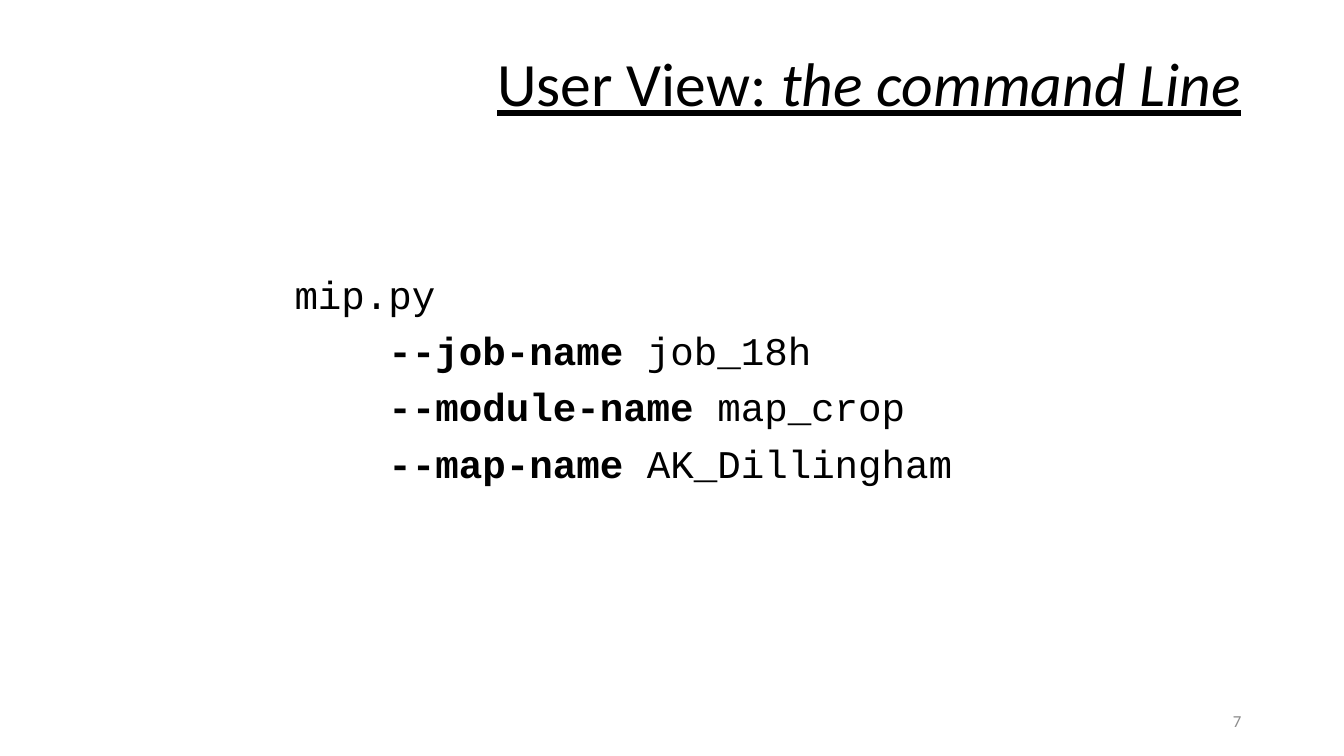
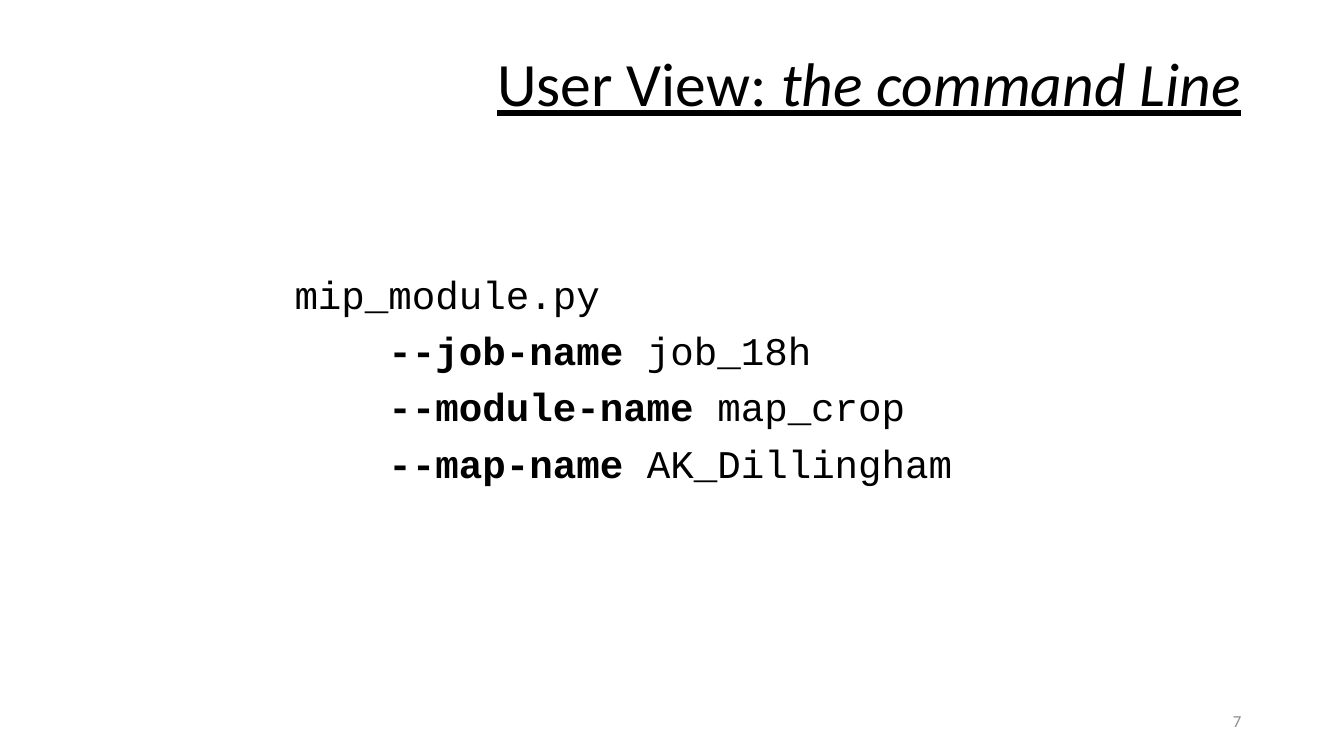
Before and after one commit to DARPA-CRITICALMAAS/ta1_integration, a slide deck: slide 7 of docs/overview.pptx. Drawn at 1344x756 pixels with LibreOffice and Linux fonts; fonts in the diff are those of the drawing. Boxes give left, top, right and bottom in pixels: in the first picture for what was removed or moved away, otherwise in the second. Text is boxed around its words. In the diff, an @@ line names an element or a change of style, - is before the commit and + after.

Commit message:
fixes from deployment testing (#7)
* log the docker command

* updates for new mip_* tools

* updated TODOs

* wip: mip service

* line extract bug fix

* removed text-spotting

* removed text spotting

* geopackage cmd line error

* server wip

* doc fixes from Weiwei

* added 23

* bug fix

```diff
--- a/docs/overview.pptx
+++ b/docs/overview.pptx
@@ text at (295, 281, 600, 317): text changed @@
-mip.py
+mip_module.py
```
Also in this commit, not shown: 8 other slides changed, 1 slide added, 4 slides removed, 16 other files.
